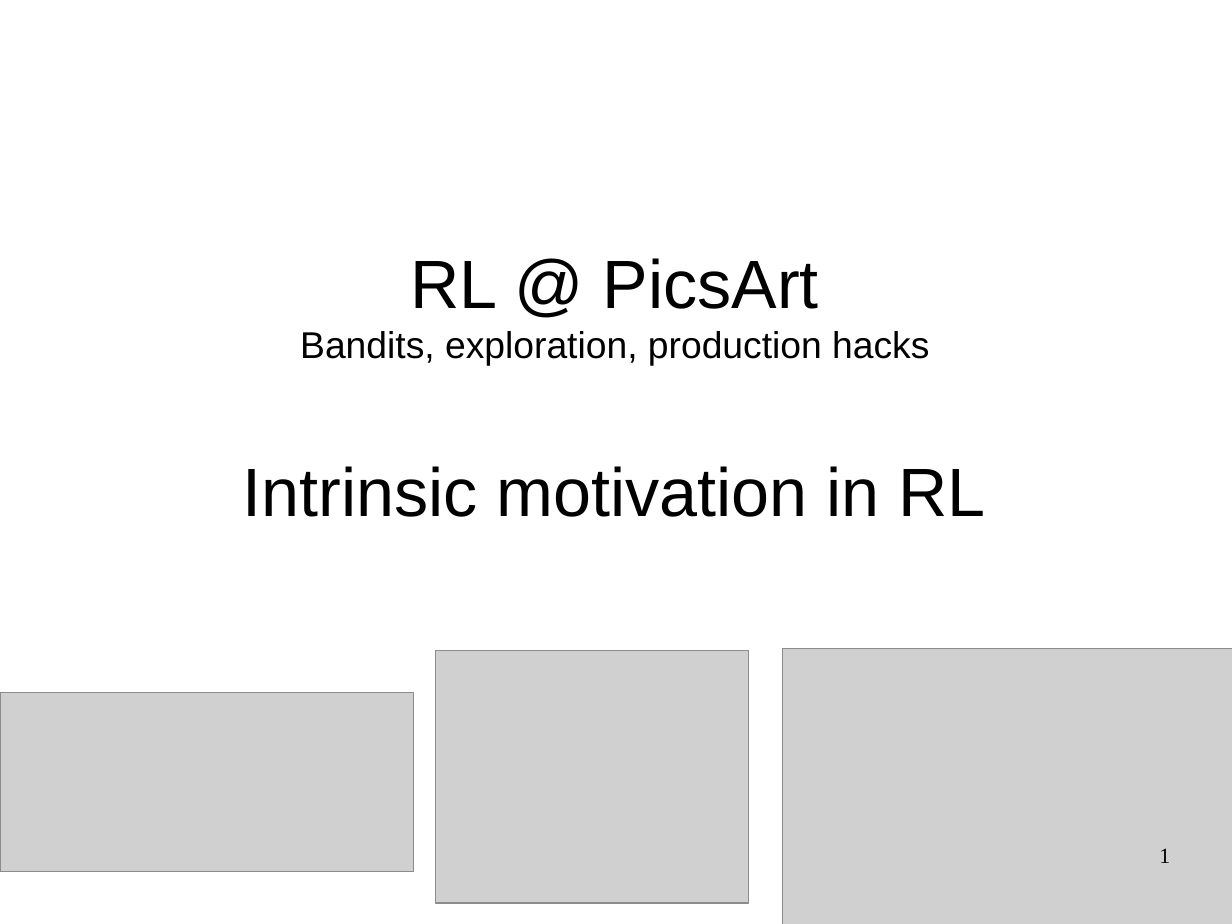
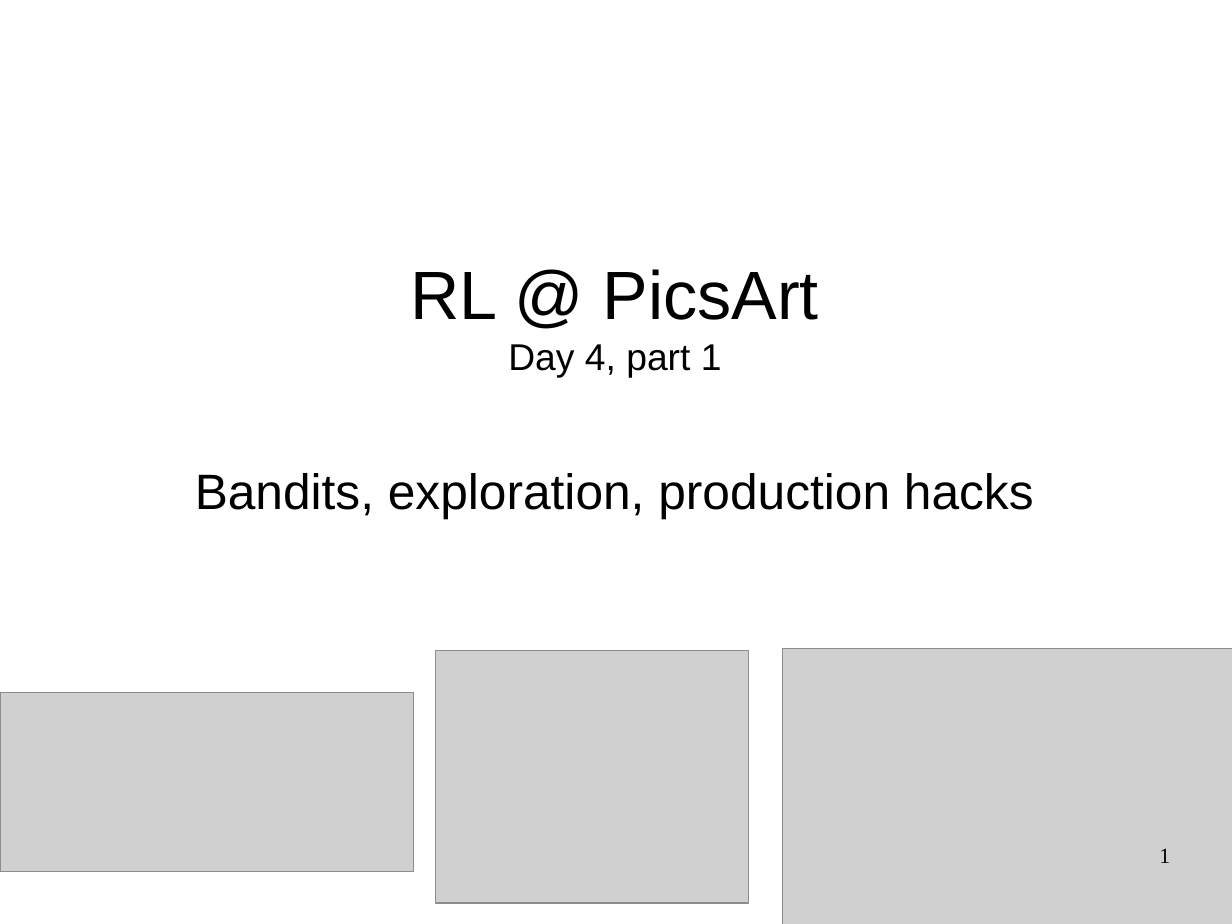
Before and after one commit to justheuristic/picsart_rl, a slide deck: slide 1 of day4/lecture_part1.odp. Drawn at 1232x924 pixels with LibreOffice and Linux fonts; fonts in the diff are those of the drawing; grey boxes stand for pictures. Boxes give left, top, right and bottom in pixels: in the first picture for what was removed or moved away, otherwise in the second. Text is boxed around its words. In the diff, an @@ line names an element or a change of style, - is before the commit and + after.

```diff
--- a/day4/lecture_part1.odp
+++ b/day4/lecture_part1.odp
@@ text at bbox=[508, 344, 722, 377]: paragraph added @@
+Day 4, part 1
@@ text at bbox=[195, 473, 1034, 518]: size 24 to 32 pt in "Bandits, exploration, production hacks" @@
@@ text at bbox=[243, 466, 986, 517]: paragraph removed @@
-Intrinsic motivation in RL
```
Also in this commit, not shown: 4 other files.
